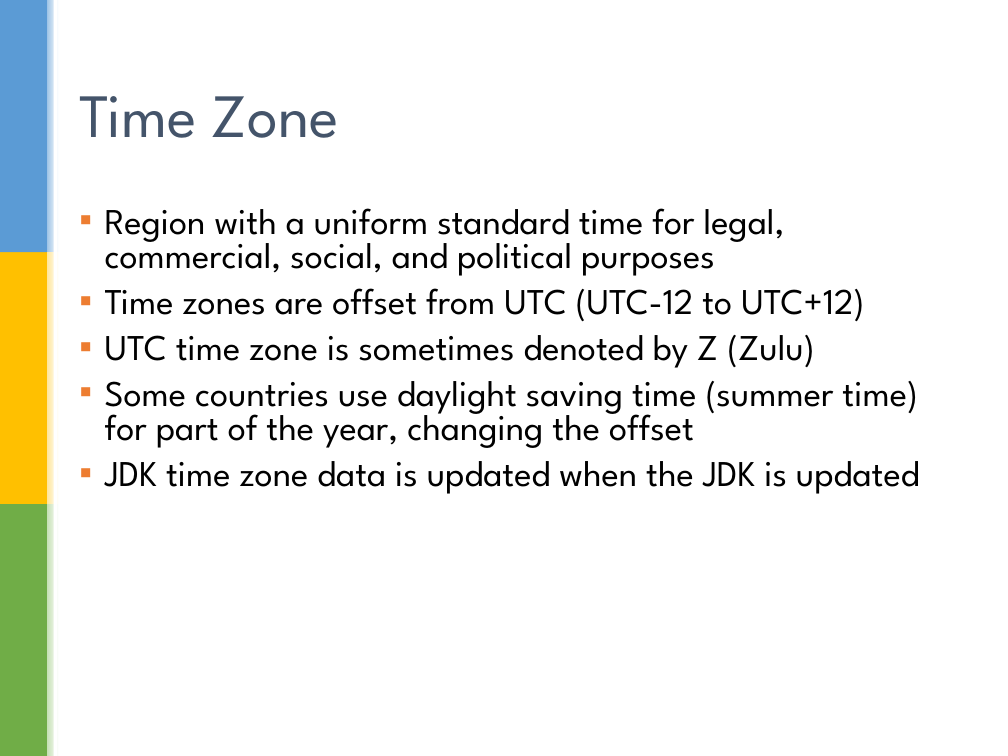
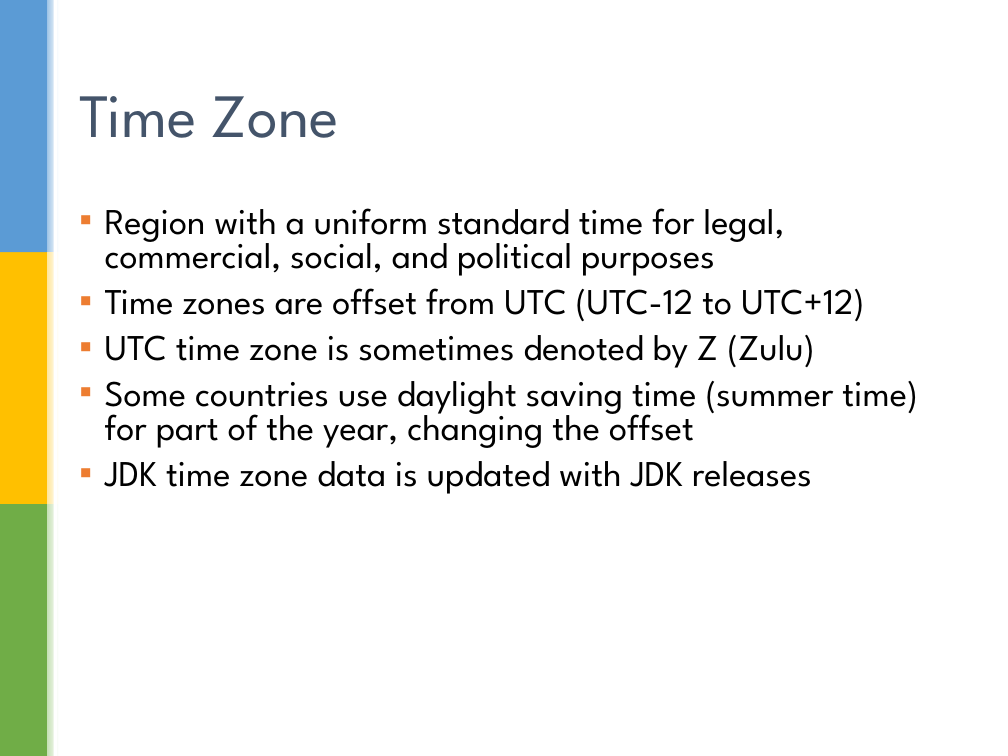
Before and after one commit to sualeh/make-a-date, a slide deck: slide 28 of Java 8 Date and Time API.pptx. Drawn at 1008x756 pixels with LibreOffice and Linux fonts; fonts in the diff are those of the drawing; background and template pictures are left out. Boxes give left, top, right and bottom in pixels: in the first picture for what was removed or moved away, otherwise in the second. Text is boxed around its words. In the diff, an @@ line names an element or a change of style, - is before the commit and + after.

```diff
--- a/Java 8 Date and Time API.pptx
+++ b/Java 8 Date and Time API.pptx
@@ text at bbox=[105, 461, 812, 494]: text changed @@
-▪ JDK time zone data is updated when the JDK is updated
+▪ JDK time zone data is updated with JDK releases
```
Also in this commit, not shown: 24 other slides changed, 1 slide added, 1 slide removed.
